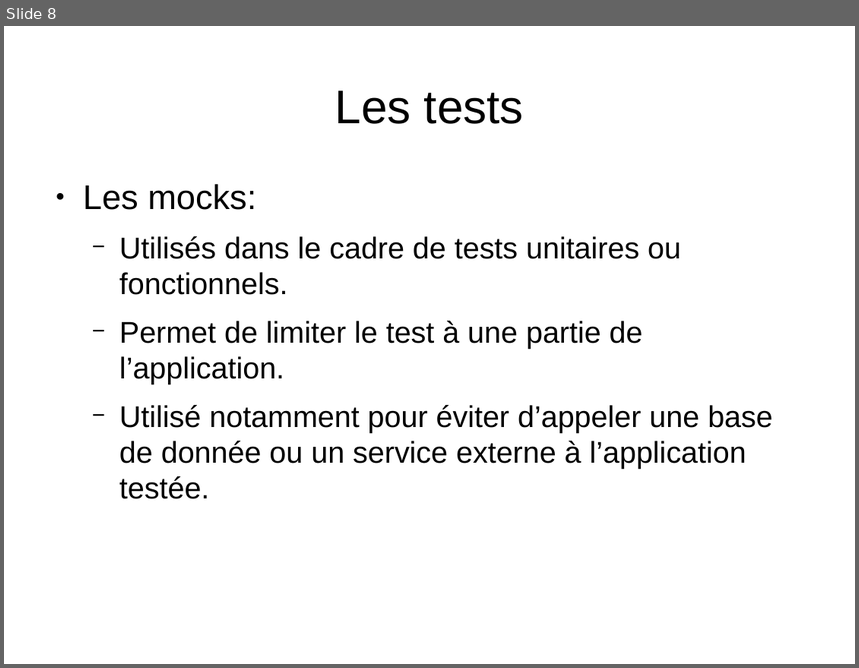
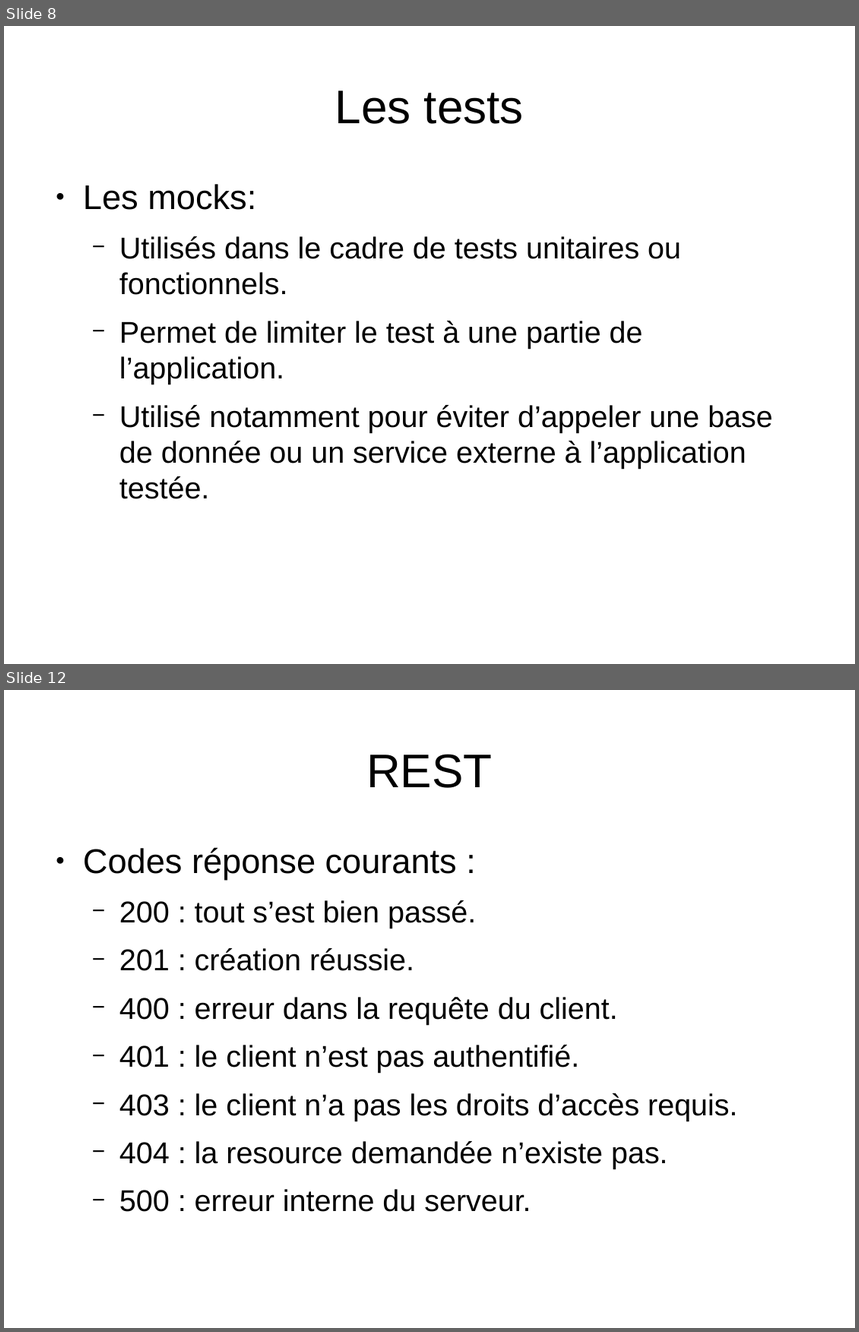
Before and after one commit to simvetanylen/formation_python, a slide deck: presentation/diapos.odp. Shown one above the other, each under a label of ours: slide 8 before the commit, slides 8 and 12 after it; the slides between them are not shown. The pictures are 859x668 and 859x1332 pixels, drawn with LibreOffice and Linux fonts; fonts in the diff are those of the drawing. Boxes give left, top, right and bottom in pixels: in the first picture for what was removed or moved away, otherwise in the second. Text is boxed around its words. In the diff, an @@ line names an element or a change of style, - is before the commit and + after.

```diff
--- a/presentation/diapos.odp
+++ b/presentation/diapos.odp
@@ slide 12 added at <box>4,690,855,1328</box>, background #FFFFFF @@
@@ title added at <box>367,754,492,788</box>, 44 pt, text #000000 @@
+REST
@@ text added at <box>83,847,737,1212</box>, 28 pt, text #000000 @@
+● Codes réponse courants :
+  − 200 : tout s’est bien passé.
+  − 201 : création réussie.
+  − 400 : erreur dans la requête du client.
+  − 401 : le client n’est pas authentifié.
+  − 403 : le client n’a pas les droits d’accès requis.
+  − 404 : la resource demandée n’existe pas.
+  − 500 : erreur interne du serveur.
```
Also in this commit, not shown: 1 slide changed, 4 other slides added, 2 other files.
